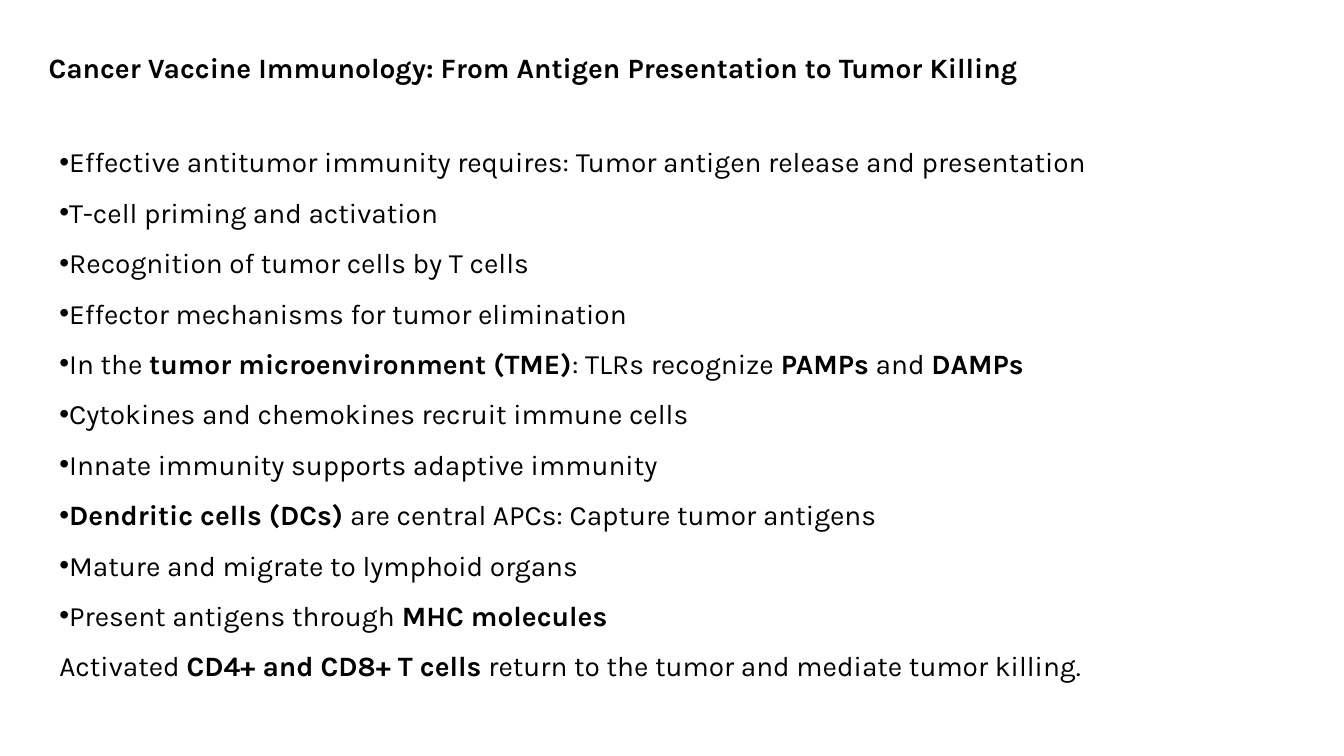
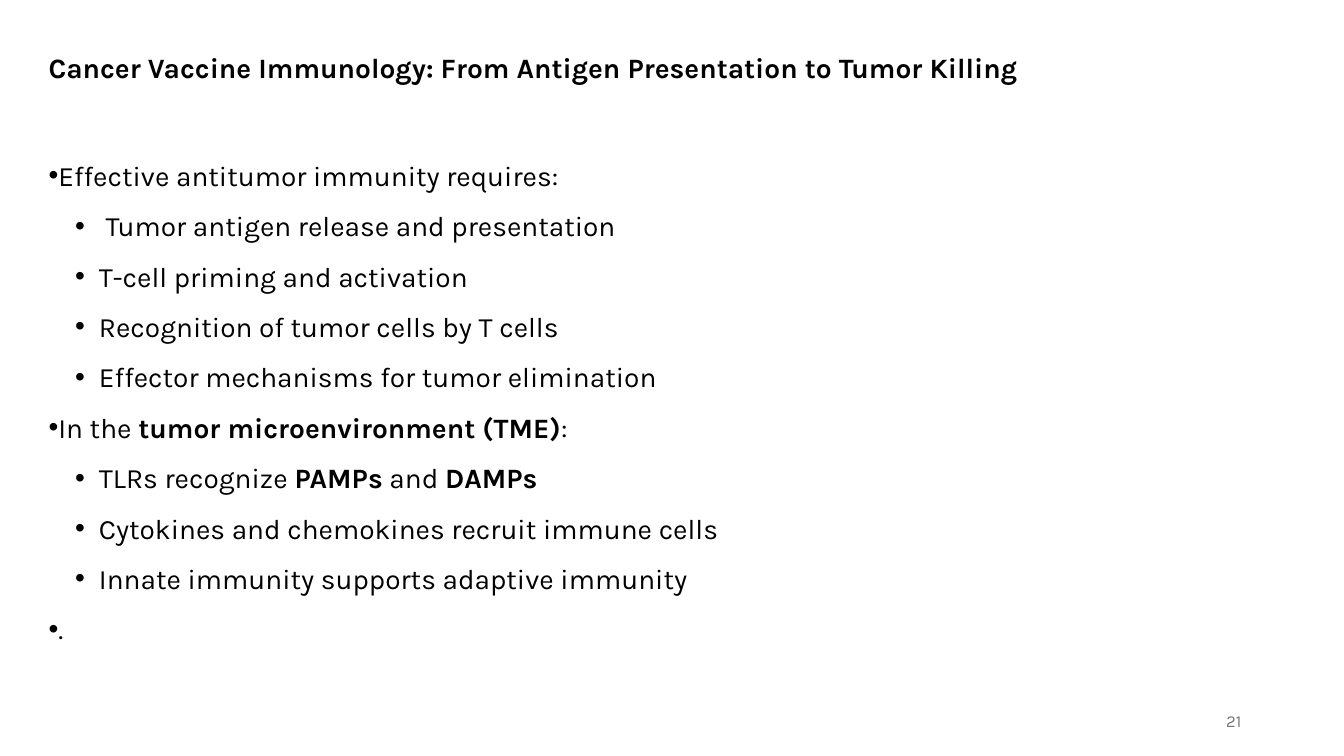
Before and after one commit to alirahmatibonab/pptx, a slide deck: slide 21 of vac.pptx (slide 19 before the commit). Drawn at 1344x756 pixels with LibreOffice and Linux fonts; fonts in the diff are those of the drawing. Boxes give left, top, right and bottom in pixels: in the first picture for what was removed or moved away, otherwise in the second. Text is boxed around its words. In the diff, an @@ line names an element or a change of style, - is before the commit and + after.

```diff
--- a/vac.pptx
+++ b/vac.pptx
@@ text "Effective antitumor immunity requires:": place and size @@
-text "Effective antitumor immunity requires:" at (59,152,1086,683)
+text "Effective antitumor immunity requires:" at (58,166,718,596)
@@ text at (58,166,615,243): text changed @@
-• Effective antitumor immunity requires: Tumor antigen release and presentation
+• Effective antitumor immunity requires:
+  • Tumor antigen release and presentation
@@ text at (99,267,718,596): list level 1 to 2 in "T-cell priming and activation"; list level 1 to 2 in "Recognition of tumor cells by ..."; list level 1 to 2 in "Effector mechanisms for tumor elimination"; list level 1 to 2 in "Cytokines and chemokines recruit immune ..."; list level 1 to 2 in "Innate immunity supports adaptive immunity" @@
@@ text at (58,417,567,495): text changed @@
-• In the tumor microenvironment (TME): TLRs recognize PAMPs and DAMPs
+• In the tumor microenvironment (TME):
+  • TLRs recognize PAMPs and DAMPs
@@ text at (59,504,1081,683): text changed @@
-• Dendritic cells (DCs) are central APCs: Capture tumor antigens
-• Mature and migrate to lymphoid organs
-• Present antigens through MHC molecules
-Activated CD4+ and CD8+ T cells return to the tumor and mediate tumor killing.
+• .
@@ page number added at (1226,716,1241,727), 12 pt, text #797979 @@
+21
```
Also in this commit, not shown: 30 other slides changed, 14 slides added, 6 slides removed, 1 other file.
